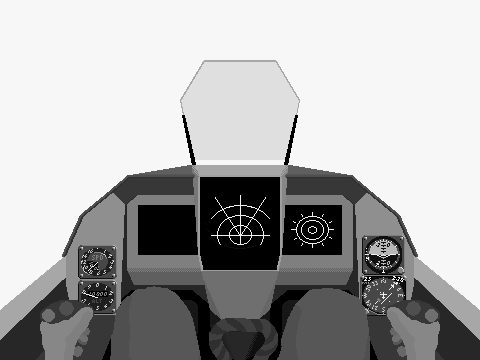
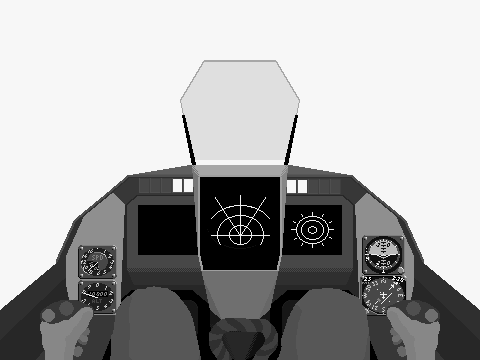
Layer changes from the first 480px x 360px image to the second:
painted on "Rafale_Hood" over [0, 63, 480, 340]
painted on "Rafale_Frgr" over [173, 179, 339, 224]
painted on "Rafale_Bkgr" over [127, 174, 353, 286]
